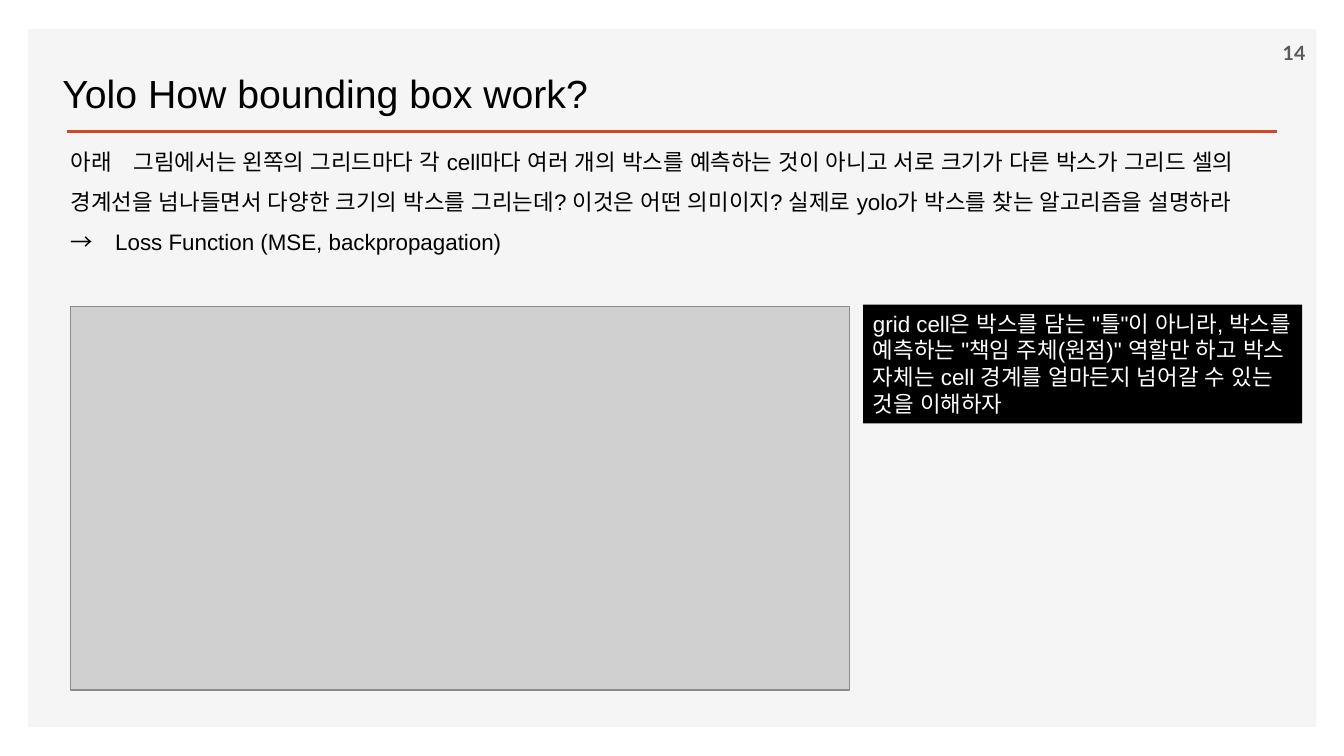
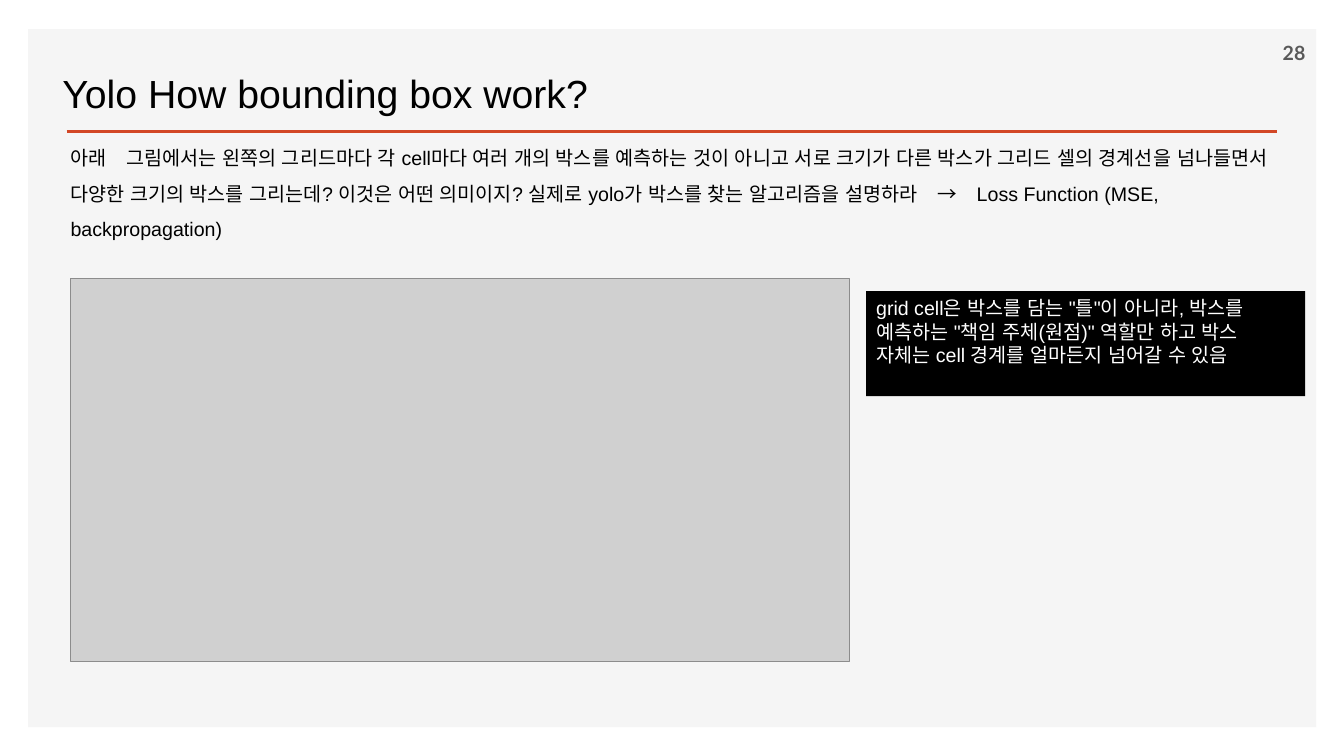
Before and after one commit to ancestor9/2026_Fall_Deep-Learning-with-Python, a slide deck: slide 28 of Chapter 12 Object detection.pptx (slide 14 before the commit). Drawn at 1344x756 pixels with LibreOffice and Linux fonts; fonts in the diff are those of the drawing; grey boxes stand for pictures; background and template pictures are left out. Boxes give left, top, right and bottom in pixels: in the first picture for what was removed or moved away, otherwise in the second. Text is boxed around its words. In the diff, an @@ line names an element or a change of style, - is before the commit and + after.

```diff
--- a/Chapter 12 Object detection.pptx
+++ b/Chapter 12 Object detection.pptx
@@ page number at (x1=1283, y1=45, x2=1306, y2=60): text changed @@
-14
+28
@@ text "아래 그림에서는 왼쪽의 그리드마다 각 ..." at (x1=71, y1=148, x2=1267, y2=240): size 16 to 14 pt @@
@@ picture moved from (x1=71, y1=307, x2=849, y2=690) to (x1=71, y1=278, x2=849, y2=661) @@
@@ rectangle "grid cell은 박스를 담는 "틀"이 ..." resized from (x1=863, y1=304, x2=1303, y2=423) to (x1=866, y1=291, x2=1306, y2=396) @@
@@ text in rectangle at (x1=876, y1=298, x2=1244, y2=364): text changed; size 16 to 14 pt @@
-grid cell은 박스를 담는 "틀"이 아니라, 박스를 예측하는 "책임 주체(원점)" 역할만 하고 박스 자체는 cell 경계를 얼마든지 넘어갈 수 있는 것을 이해하자
+grid cell은 박스를 담는 "틀"이 아니라, 박스를 예측하는 "책임 주체(원점)" 역할만 하고 박스 자체는 cell 경계를 얼마든지 넘어갈 수 있음
```
Also in this commit, not shown: 14 other slides changed, 3 slides added.
